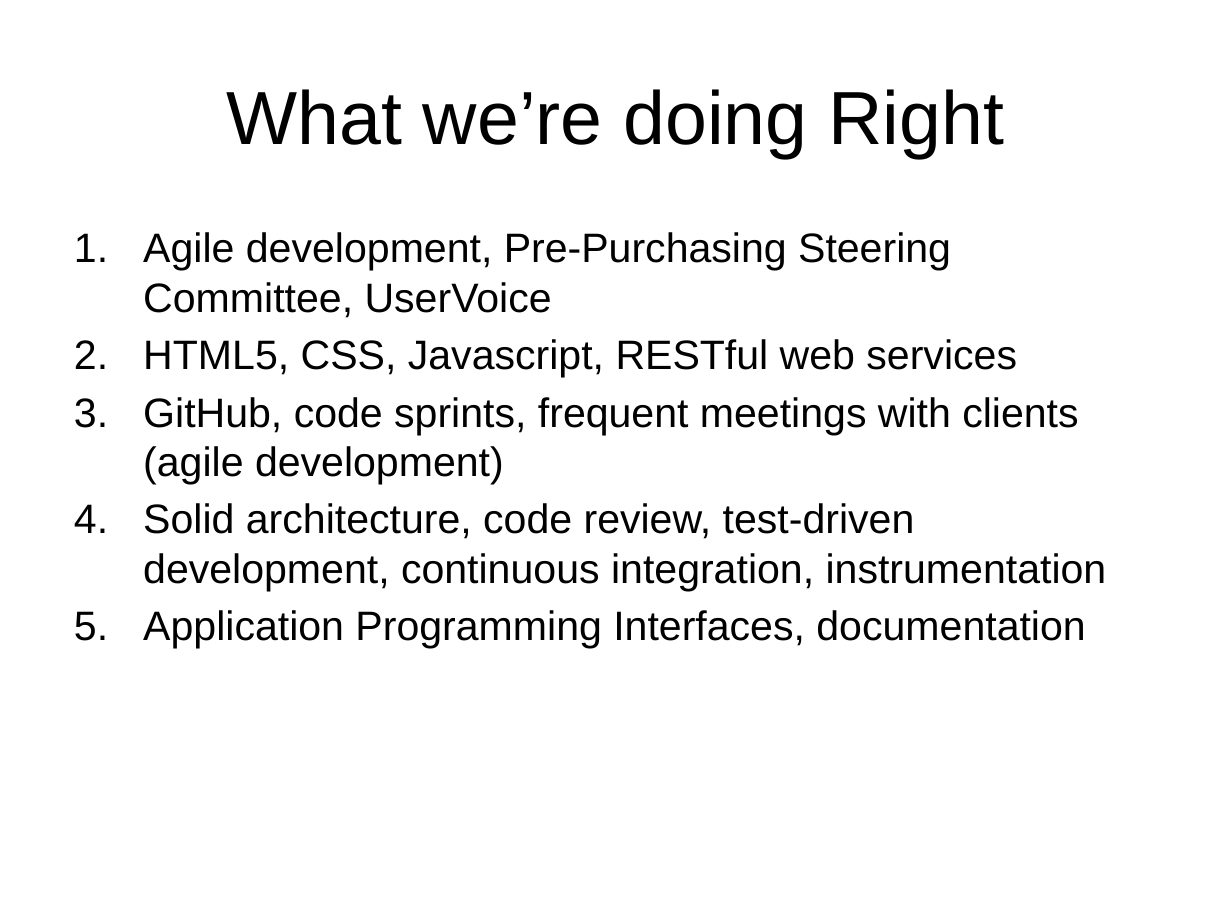
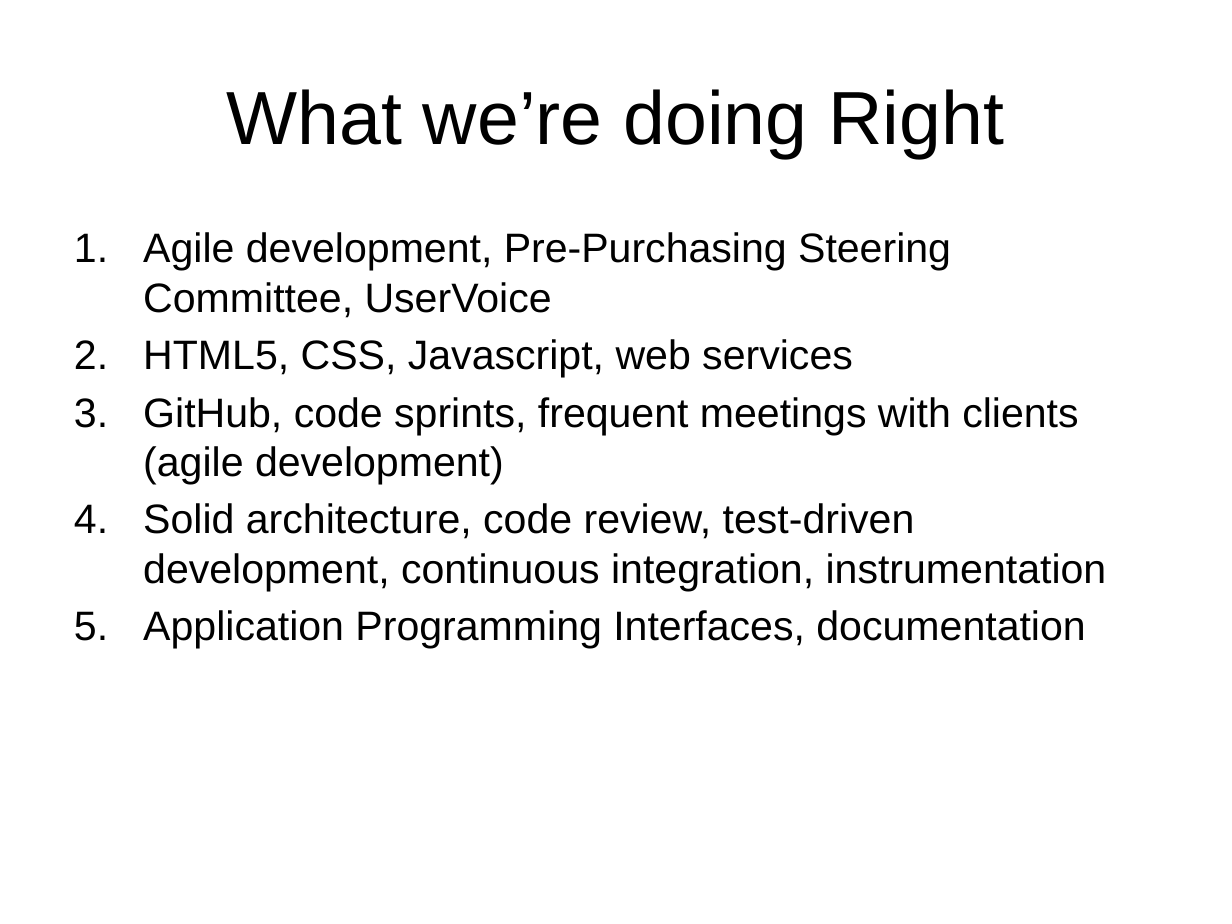
Before and after one commit to acgetchell/Presentations, a slide deck: slide 8 of OnlinePrePurchasing.pptx. Drawn at 1232x924 pixels with LibreOffice and Linux fonts; fonts in the diff are those of the drawing; background and template pictures are left out. Boxes give left, top, right and bottom in pixels: in the first picture for what was removed or moved away, otherwise in the second. Text is boxed around its words. In the diff, an @@ line names an element or a change of style, - is before the commit and + after.

```diff
--- a/OnlinePrePurchasing.pptx
+++ b/OnlinePrePurchasing.pptx
@@ text at bbox=[143, 339, 853, 377]: text changed @@
-2. HTML5, CSS, Javascript, RESTful web services
+2. HTML5, CSS, Javascript, web services
```
Also in this commit, not shown: 2 other slides changed, 4 other files.
